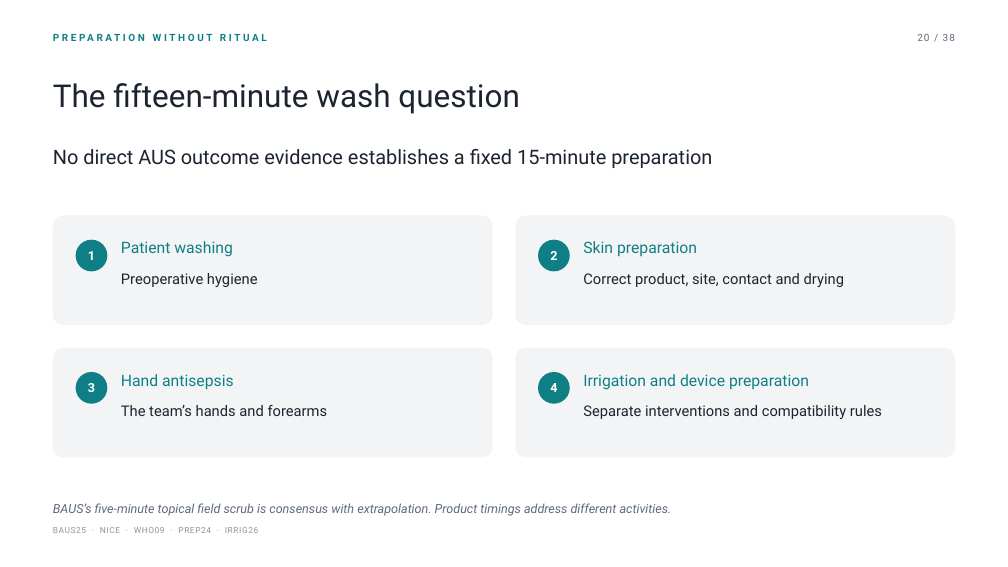
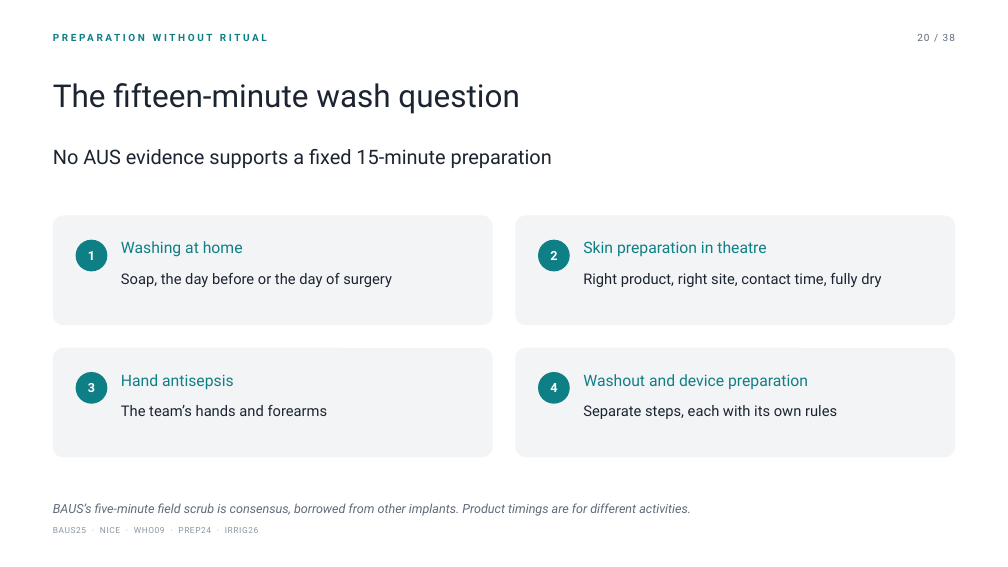
Before and after one commit to nityjr-ctrl/aus-presentation, a slide deck: slide 25 of presentation/AUS-teaching-deck.pptx. Drawn at 1008x567 pixels with LibreOffice and Linux fonts; fonts in the diff are those of the drawing. Boxes give left, top, right and bottom in pixels: in the first picture for what was removed or moved away, otherwise in the second. Text is boxed around its words. In the diff, an @@ line names an element or a change of style, - is before the commit and + after.

```diff
--- a/presentation/AUS-teaching-deck.pptx
+++ b/presentation/AUS-teaching-deck.pptx
@@ text at box(53, 149, 552, 168): text changed @@
-No direct AUS outcome evidence establishes a fixed 15-minute preparation
+No AUS evidence supports a fixed 15-minute preparation
@@ text at box(121, 241, 243, 257): text changed @@
-Patient washing
+Washing at home
@@ text at box(583, 241, 766, 257): text changed @@
-Skin preparation
+Skin preparation in theatre
@@ text at box(121, 273, 392, 287): text changed @@
-Preoperative hygiene
+Soap, the day before or the day of surgery
@@ text at box(583, 273, 881, 287): text changed @@
-Correct product, site, contact and drying
+Right product, right site, contact time, fully dry
@@ text at box(583, 374, 808, 390): text changed @@
-Irrigation and device preparation
+Washout and device preparation
@@ text at box(583, 405, 837, 419): text changed @@
-Separate interventions and compatibility rules
+Separate steps, each with its own rules
@@ text at box(53, 503, 691, 516): text changed @@
-BAUS’s five-minute topical field scrub is consensus with extrapolation. Product timings address different activities.
+BAUS’s five-minute field scrub is consensus, borrowed from other implants. Product timings are for different activities.
```
Also in this commit, not shown: 35 other slides changed, 16 other files.
